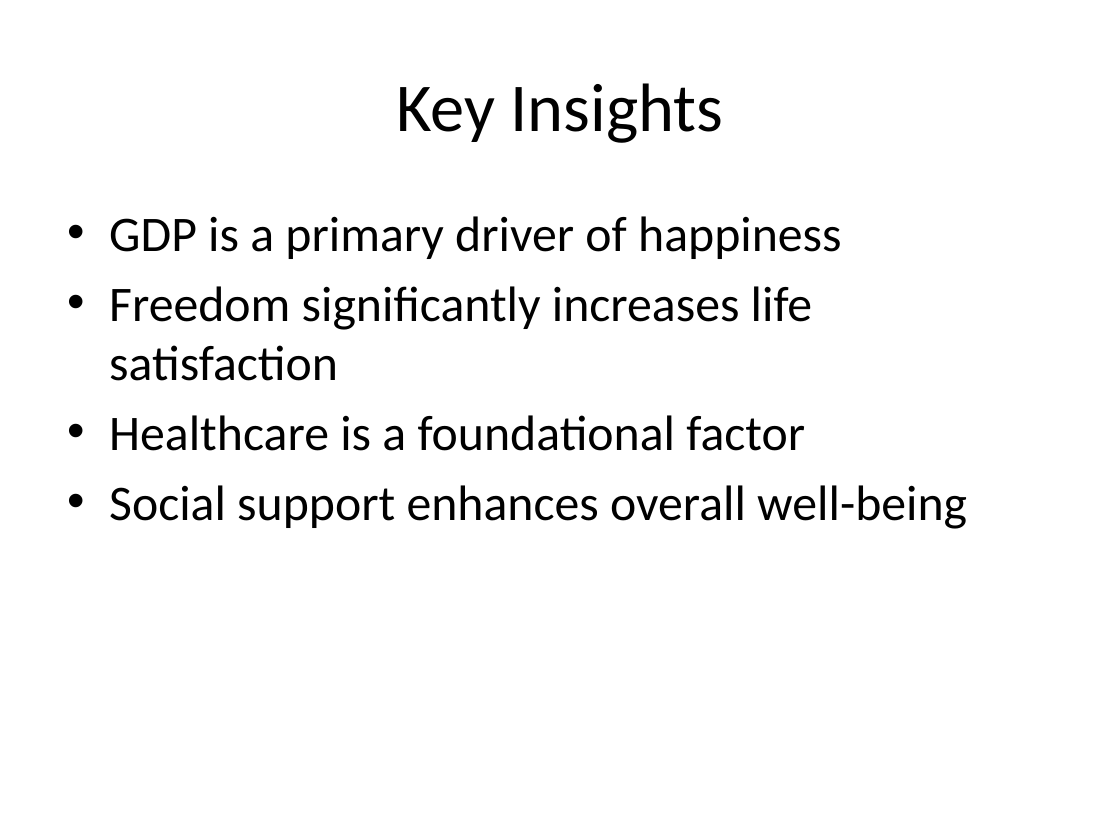
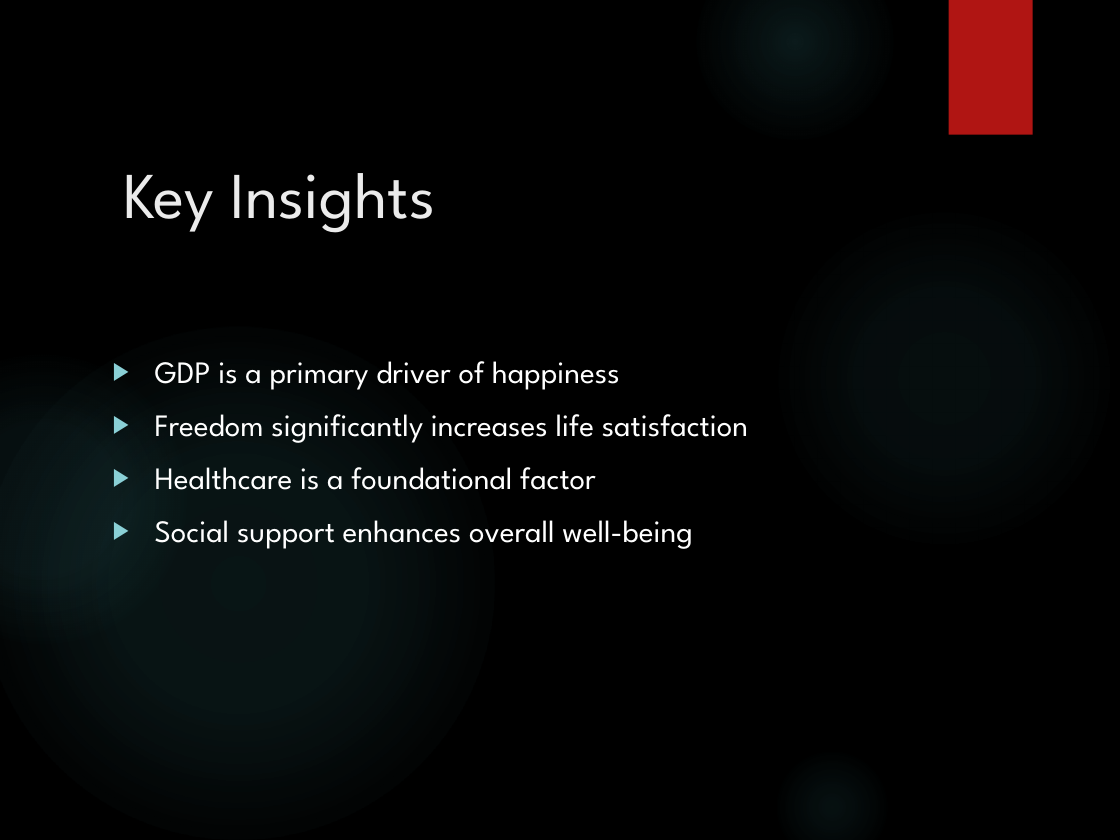
Before and after one commit to EvMiga/World-Happiness-Analysis, a slide deck: slide 19 of Happiness_Dashboard_Analysis.pptx. Drawn at 1120x840 pixels with LibreOffice and Linux fonts; fonts in the diff are those of the drawing; background and template pictures are left out. Boxes give left, top, right and bottom in pixels: in the first picture for what was removed or moved away, otherwise in the second. Text is boxed around its words. In the diff, an @@ line names an element or a change of style, - is before the commit and + after.

```diff
--- a/Happiness_Dashboard_Analysis.pptx
+++ b/Happiness_Dashboard_Analysis.pptx
@@ background #FFFFFF to picture (left out) @@
@@ ellipse added at (697,0,893,140), fill gradient #50B9C1 @@
@@ rectangle added at (949,0,1033,134), fill #B01513 @@
@@ title "Key Insights": place and size @@
-title "Key Insights" at (396,83,724,143)
+title "Key Insights" at (123,173,435,233)
@@ title "Key Insights" at (123,173,435,233): size 44 to 42 pt, font Calibri to League Spartan, text colour #000000 to #EBEBEB; alignment centre to left; vertical alignment middle to top @@
@@ ellipse added at (772,205,1117,550), fill gradient #50B9C1 @@
@@ ellipse added at (0,327,494,840), fill gradient #50B9C1 @@
@@ ellipse added at (0,355,186,644), fill gradient #50B9C1 @@
@@ text "GDP is a primary driver ...": place and size @@
-text "GDP is a primary driver ..." at (109,216,967,529)
+text "GDP is a primary driver ..." at (155,361,748,549)
@@ text "GDP is a primary driver ..." at (155,361,748,549): size 32 to 20 pt, font Calibri to League Spartan, text colour #000000 to #FFFFFF; bullet • to ▶; more space between paragraphs @@
@@ ellipse added at (772,747,893,840), fill gradient #50B9C1 @@
```
Also in this commit, not shown: 15 other slides changed, 4 slides added, 4 slides removed.
